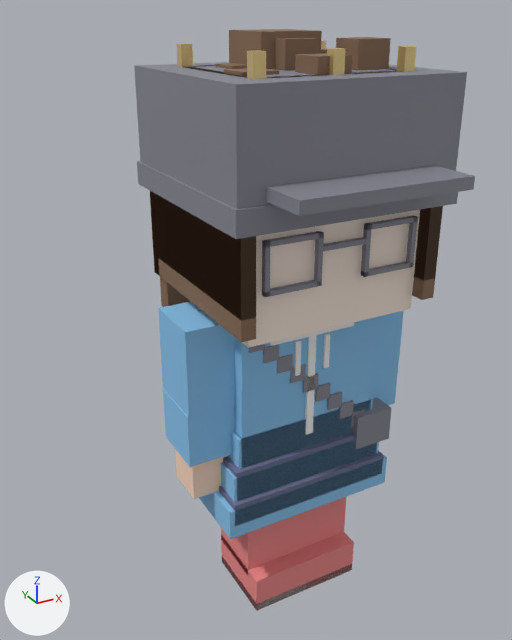
One commit to the glTF model public/plaza/assets/avatar_block.glb: the scene before it, then after it.
Both versions are drawn from a 50 mm lens placed at (-1.25, -2.04, 2.17), pointed at (-0.12, 0.02, 1.15). The axes (+X, +Y, +Z) are drawn at lower left. The lights are the same throughout. The older version comes first.

Script lines for the objects in view, before the commit:
```python
me_av_block_body = bpy.data.meshes.new('AV_block_BODY')
me_av_block_body.from_pydata(...)  # 128 vertices, 192 faces; spans x -0.43..0.43, y -0.17..0.145, z 0.0..1.23
me_av_block_body.materials.append(mat_mat_av_skin)  # beige #ffdbc2
me_block_acc_beanie = bpy.data.meshes.new('block_ACC_beanie')
me_block_acc_beanie.from_pydata(...)  # a box spanning x -0.39..0.39, y -0.37..0.37, z 1.64..2.0; a box spanning x -0.4..0.4, y -0.38..0.38, z 1.6..1.68; a box spanning x -0.05..0.05, y -0.05..0.05, z 2.0..2.08
me_block_acc_beanie.materials.append(mat_tint_acc)  # grey #898995
me_block_top_shirt_collar = bpy.data.meshes.new('block_TOP_shirt_collar')
me_block_top_shirt_collar.from_pydata(...)  # a box spanning x -0.17..0.17, y -0.18..0.17, z 1.14..1.2; a box spanning x -0.015..0.015, y -0.175..-0.16, z 0.74..1.14
me_block_top_shirt_collar.materials.append(mat_fix_detail)  # white #fcfaf8
ob_av_block_body = bpy.data.objects.new('AV_block_BODY', me_av_block_body)
ob_av_block_body.location = (0.0, 0.0, 0.0)
ob_block_acc_beanie = bpy.data.objects.new('block_ACC_beanie', me_block_acc_beanie)
ob_block_acc_beanie.location = (0.0, 0.0, 0.0)
ob_block_top_shirt_collar = bpy.data.objects.new('block_TOP_shirt_collar', me_block_top_shirt_collar)
ob_block_top_shirt_collar.location = (0.0, 0.0, 0.0)
# also in view: 'block_TOP_dress_skirt' at (0.0, 0.0, 0.61); 'block_HAIR_long' at (0.0, 0.0, 1.37); 'block_ACC_cap' at (0.0, -0.09, 1.82); 'block_BOTTOM_skirt' at (0.0, 0.0, 0.63); 'block_ACC_glasses' at (0.0, -0.11, 1.48)
```
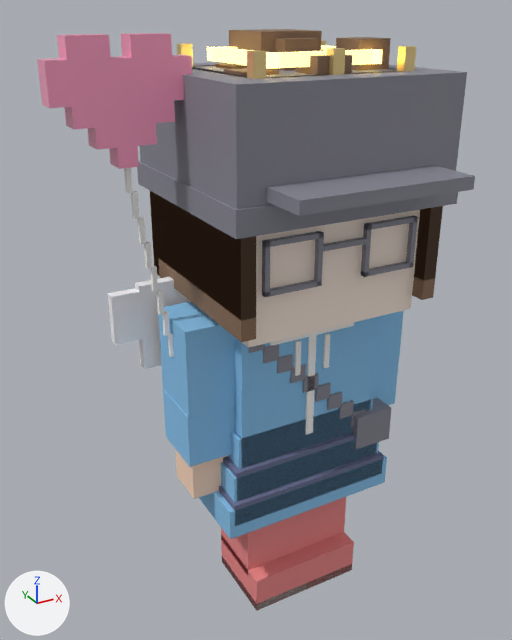
Pixel boxes [x1, y1, x2, y2] of what changed, in the pictures (512 x 640 px):
```json
{"object": "block_ACC_balloon", "change": "added", "after": [37, 33, 192, 169], "on screen": "pink"}
{"object": "block_ACC_wings", "change": "added", "after": [107, 277, 191, 369]}
{"object": "block_ACC_halo", "change": "added", "after": [207, 45, 382, 69]}
{"object": "block_ACC_balloon_string", "change": "added", "after": [124, 168, 174, 357]}
```

Edits to the scene script, one JSON object a line:
```json
{"op": "add", "block": "mat_fix_wing", "code": ["mat_fix_wing = principled_material('FIX_wing')", "mat_fix_wing.base_color = (0.98, 0.97, 1.0)  # white #fdfcff", "mat_fix_wing.roughness = 0.6"]}
{"op": "add", "block": "mat_fix_halo", "code": ["mat_fix_halo = principled_material('FIX_halo')", "mat_fix_halo.base_color = (1.0, 0.85, 0.35)  # yellow #ffeda0", "mat_fix_halo.roughness = 0.3", "mat_fix_halo.emission_color = (1.0, 0.8, 0.3)  # yellow #ffe795", "mat_fix_halo.emission_strength = 1.6"]}
{"op": "add", "block": "mat_fix_balloon", "code": ["mat_fix_balloon = principled_material('FIX_balloon')", "mat_fix_balloon.base_color = (1.0, 0.36, 0.55)  # pink #ffa2c4", "mat_fix_balloon.roughness = 0.25"]}
{"op": "add", "block": "me_block_acc_wings_001", "code": ["me_block_acc_wings_001 = bpy.data.meshes.new('block_ACC_wings.001')", "me_block_acc_wings_001.from_pydata(...)  # a box spanning x 0.08..0.22, y 0.16..0.2, z 0.86..1.22; a box spanning x 0.22..0.36, y 0.16..0.2, z 0.9..1.28; a box spanning x 0.36..0.5, y 0.16..0.2, z 0.98..1.3; a box spanning x 0.5..0.6, y 0.16..0.2, z 1.1..1.28; a box spanning x -0.22..-0.08, y 0.16..0.2, z 0.86..1.22; a box spanning x -0.36..-0.22, y 0.16..0.2, z 0.9..1.28; a box spanning x -0.5..-0.36, y 0.16..0.2, z 0.98..1.3; a box spanning x -0.6..-0.5, y 0.16..0.2, z 1.1..1.28", "me_block_acc_wings_001.materials.append(mat_fix_wing)  # white #fdfcff"]}
{"op": "add", "block": "me_block_acc_halo_001", "code": ["me_block_acc_halo_001 = bpy.data.meshes.new('block_ACC_halo.001')", "me_block_acc_halo_001.from_pydata(...)  # 24 vertices, 48 faces; spans x -0.2..0.2, y -0.2..0.2, z 2.02..2.06", "me_block_acc_halo_001.materials.append(mat_fix_halo)  # yellow #ffeda0, glowing yellow #ffe795"]}
{"op": "add", "block": "me_block_acc_balloon_string_001", "code": ["me_block_acc_balloon_string_001 = bpy.data.meshes.new('block_ACC_balloon_string.001')", "me_block_acc_balloon_string_001.from_pydata(...)  # 112 vertices, 168 faces; spans x -0.572..-0.352, y -0.008..0.008, z 0.6..1.75", "me_block_acc_balloon_string_001.materials.append(mat_fix_detail)  # white #fcfaf8"]}
{"op": "add", "block": "me_block_acc_balloon_001", "code": ["me_block_acc_balloon_001 = bpy.data.meshes.new('block_ACC_balloon.001')", "me_block_acc_balloon_001.from_pydata(...)  # 84 vertices, 244 faces; spans x -0.782..-0.362, y -0.04..0.04, z 1.75..2.11", "me_block_acc_balloon_001.materials.append(mat_fix_balloon)  # pink #ffa2c4"]}
{"op": "add", "block": "ob_block_acc_wings", "code": ["ob_block_acc_wings = bpy.data.objects.new('block_ACC_wings', me_block_acc_wings_001)", "ob_block_acc_wings.location = (0.0, 0.0, 0.0)"]}
{"op": "add", "block": "ob_block_acc_halo", "code": ["ob_block_acc_halo = bpy.data.objects.new('block_ACC_halo', me_block_acc_halo_001)", "ob_block_acc_halo.location = (0.0, 0.0, 0.0)"]}
{"op": "add", "block": "ob_block_acc_balloon_string", "code": ["ob_block_acc_balloon_string = bpy.data.objects.new('block_ACC_balloon_string', me_block_acc_balloon_string_001)", "ob_block_acc_balloon_string.location = (0.0, 0.0, 0.0)"]}
{"op": "add", "block": "ob_block_acc_balloon", "code": ["ob_block_acc_balloon = bpy.data.objects.new('block_ACC_balloon', me_block_acc_balloon_001)", "ob_block_acc_balloon.location = (0.0, 0.0, 0.0)"]}
```
